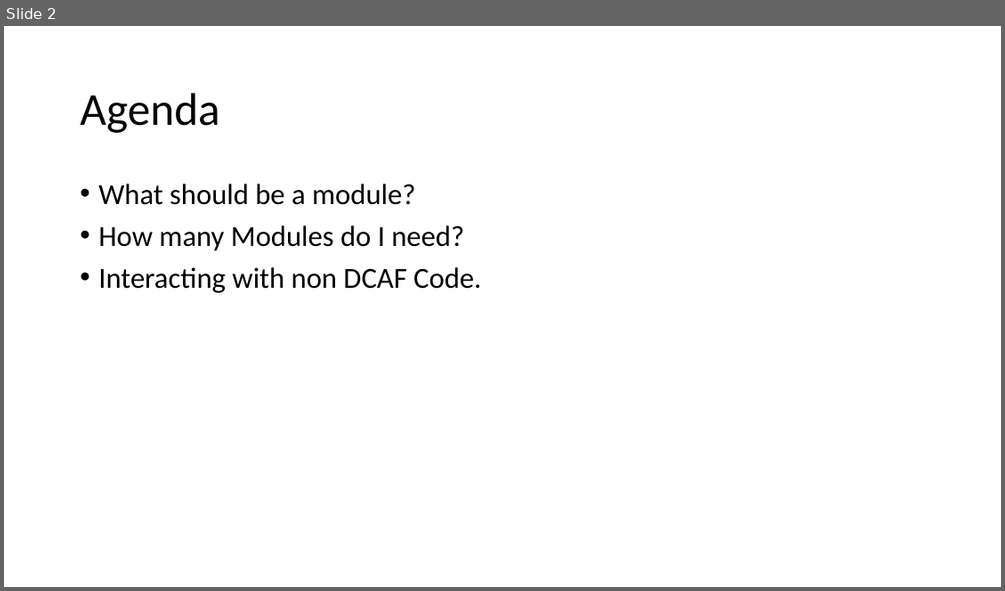
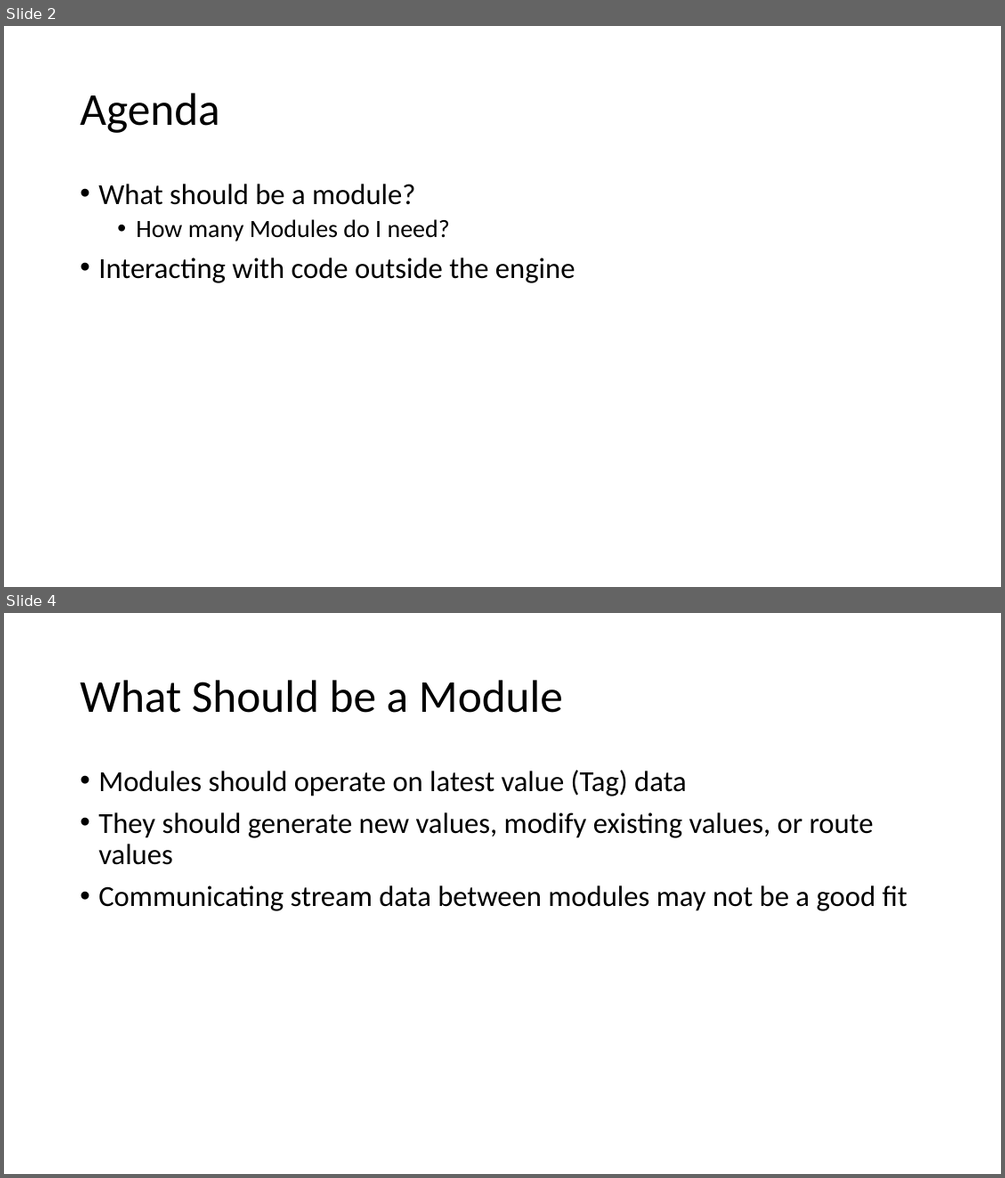
Before and after one commit to LabVIEW-DCAF/Documentation, a slide deck: Trunk/Getting Started Material/DCAF Training/4 Designing an application with DCAF.pptx. Shown one above the other, each under a label of ours: slide 2 before the commit, slides 2 and 4 after it; the slides between them are not shown. The pictures are 1005x591 and 1005x1178 pixels, drawn with LibreOffice and Linux fonts; fonts in the diff are those of the drawing. Boxes give left, top, right and bottom in pixels: in the first picture for what was removed or moved away, otherwise in the second. Text is boxed around its words. In the diff, an @@ line names an element or a change of style, - is before the commit and + after.

```diff
--- a/Trunk/Getting Started Material/DCAF Training/4 Designing an application with DCAF.pptx
+++ b/Trunk/Getting Started Material/DCAF Training/4 Designing an application with DCAF.pptx
@@ slide 4 added at (4, 613, 1001, 1174), background #FFFFFF @@
@@ title added at (80, 680, 563, 713), 44 pt, text #000000 @@
+What Should be a Module
@@ text added at (98, 770, 907, 911), 28 pt, text #000000 @@
+• Modules should operate on latest value (Tag) data
+• They should generate new values, modify existing values, or route values
+• Communicating stream data between modules may not be a good fit
@@ slide 2 changed as well @@
@@ text at (136, 219, 450, 241): size 28 to 24 pt in "How many Modules do I need?"; list level 1 to 2 in "How many Modules do I ..." @@
@@ text at (98, 257, 575, 283): text changed @@
-• Interacting with non DCAF Code.
+• Interacting with code outside the engine
```
Also in this commit, not shown: 13 other slides added, 1 slide removed.
